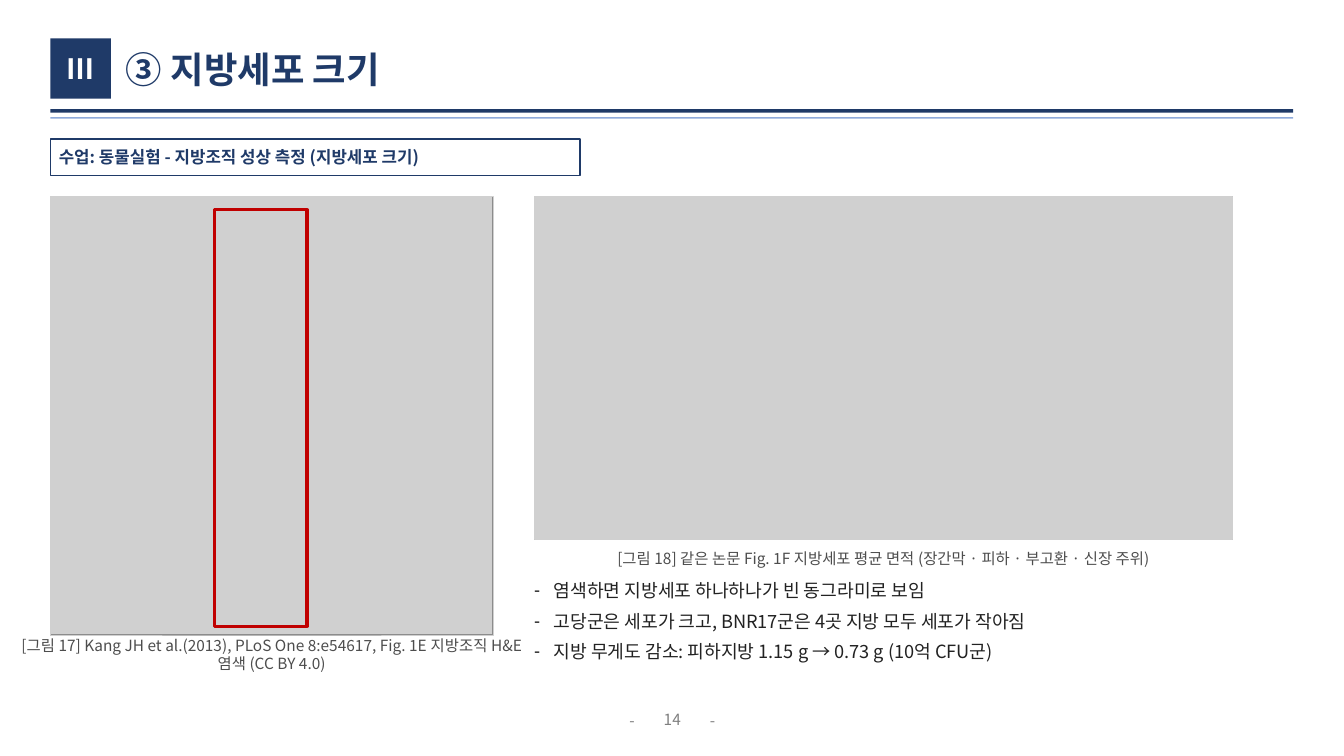
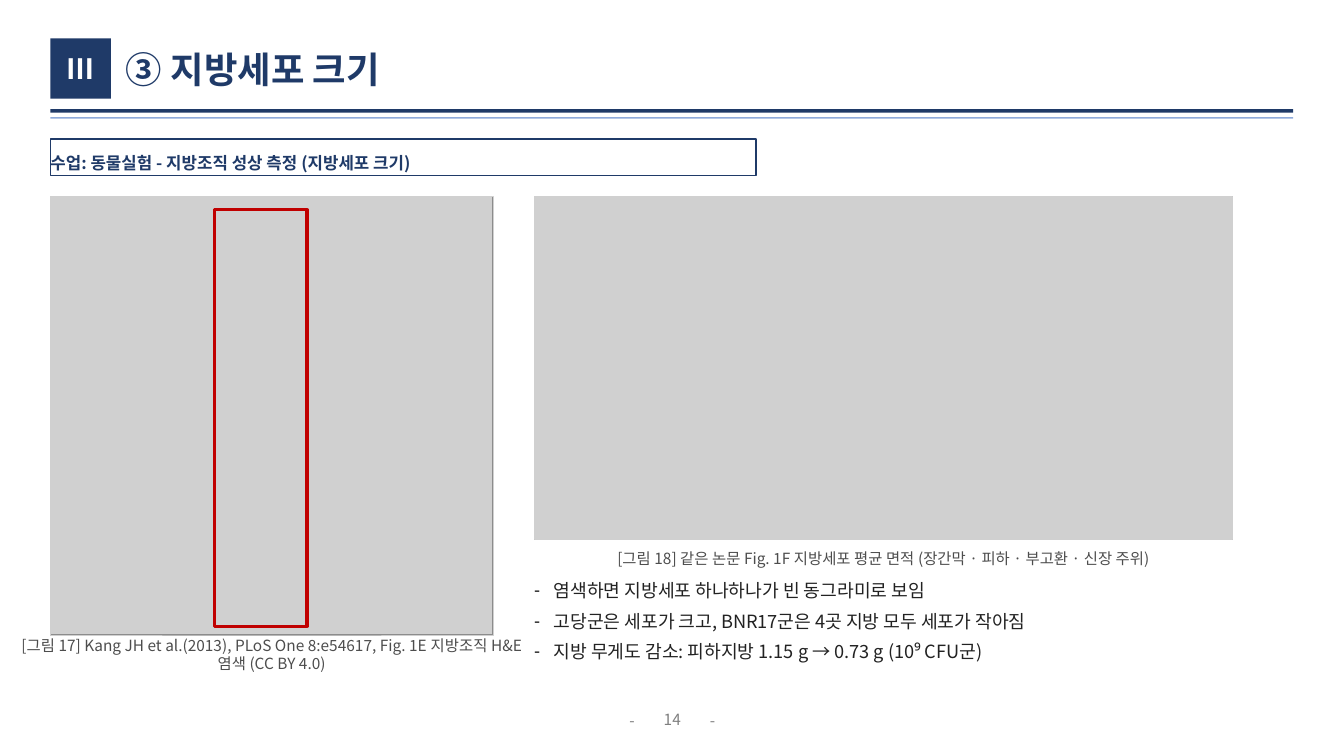
Before and after one commit to logvinca99-cell/logvinca, a slide deck: slide 14 of 발표자료/체중조절_발표_기능성식품학.pptx. Drawn at 1344x756 pixels with LibreOffice and Linux fonts; fonts in the diff are those of the drawing; grey boxes stand for pictures. Boxes give left, top, right and bottom in pixels: in the first picture for what was removed or moved away, otherwise in the second. Text is boxed around its words. In the diff, an @@ line names an element or a change of style, - is before the commit and + after.

```diff
--- a/발표자료/체중조절_발표_기능성식품학.pptx
+++ b/발표자료/체중조절_발표_기능성식품학.pptx
@@ rectangle "수업: 동물실험 - 지방조직 성상 ...": place and size @@
-rectangle "수업: 동물실험 - 지방조직 성상 ..." at box(50, 139, 580, 175)
+rectangle "수업: 동물실험 - 지방조직 성상 ..." at box(50, 139, 756, 175)
@@ text at box(554, 643, 884, 663): text changed @@
-– 지방 무게도 감소: 피하지방 1.15 g → 0.73 g (10억 CFU군)
+– 지방 무게도 감소: 피하지방 1.15 g → 0.73 g (10⁹ CFU군)
```
Also in this commit, not shown: 10 other slides changed, 1 other file.
